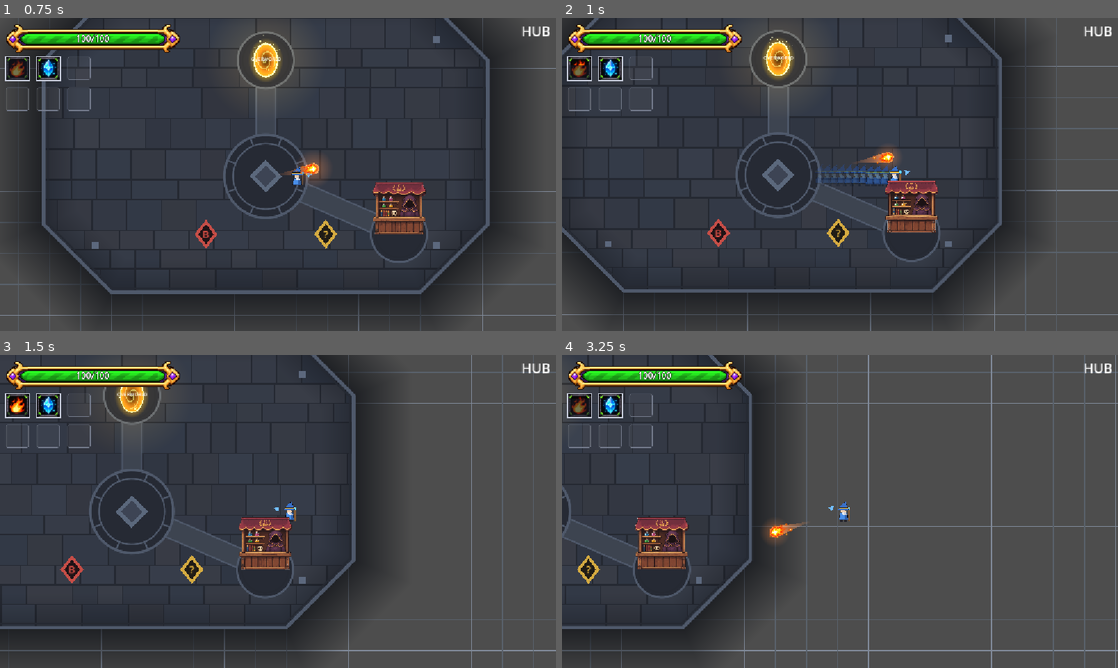
Above: before the commit, frames 1-4 (two rows, left to right).
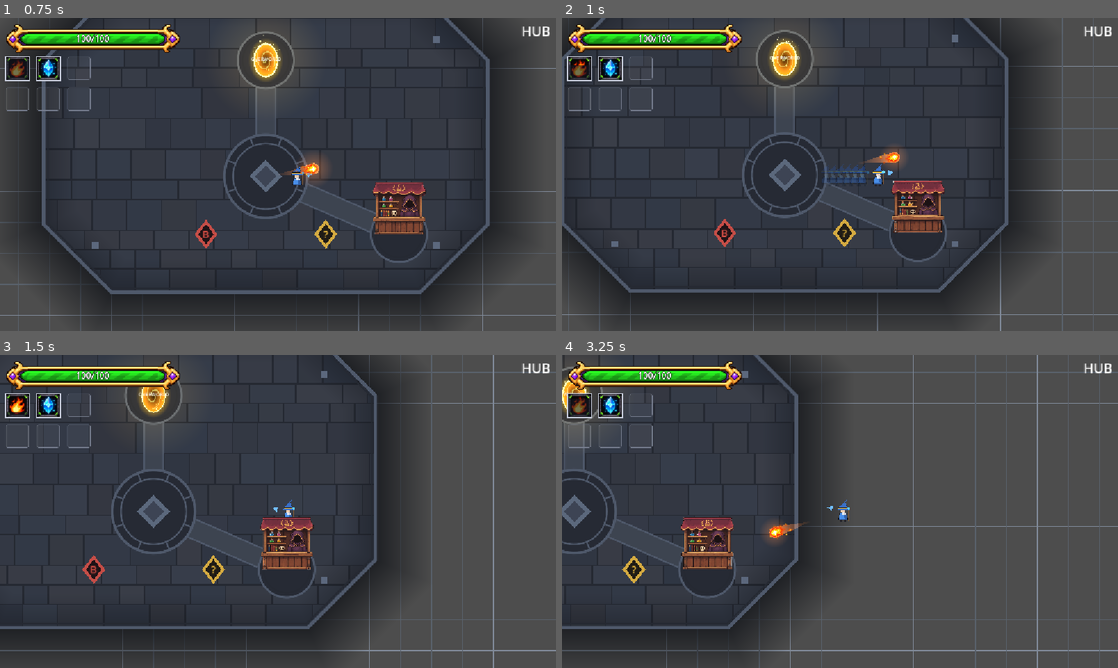
Above: after the commit, the same moments.

Repository: BestestGameStudio/gangU
Game: Godot game, scene res://scenes/main.tscn
The game is run twice, just before and just after one commit, with the same random seed, the same clock (stepped at 60 frames per second) and the same inputs.
Inputs (mouse positions are in pixels of both pictures, inside the frame that each line leads up to):
- Up to frame 1 (0.75 s): tap Enter at 0.5 s; move the mouse to (400, 158) at 0.52 s; hold D (move_right) from 0.53 s (still down); hold Space (cast) from 0.53 s (still down); click (400, 158) at 0.67 s
- Up to frame 2 (1 s): keep holding D (move_right); keep holding Space (cast); tap Shift (dash) at 0.8 s
- Up to frame 3 (1.5 s): release D (move_right) at 1.25 s; release Space (cast) at 1.25 s; drag from (166, 527) to (155, 395) at 1.27 s
- Up to frame 4 (3.25 s): move the mouse to (895, 442) at 2.02 s; hold D (move_right) 2.03-2.75 s; hold Space (cast) 2.03-2.75 s; tap Shift (dash) at 2.3 s; drag from (812, 574) to (673, 464) at 2.77 s

Frame 1 is identical in both runs. In frame 2, 8.1% of the frame differs, in the area x 0-96%, y 0-100%; in frame 3, 8.8%; in frame 4, 15%, in the area x 0-100%, y 0-100%.

Commit message:
feat(player): nerf dash range 40% to 81 px (#450)
Cut dash_duration 0.15s -> 0.09s; dash speed (900) and cooldown (0.6s) are
unchanged. The final dash tick now only covers the remaining time, so the
distance is exactly dash_speed * dash_duration (81 px) instead of rounding up
to a whole physics frame. Adds test450_dash_range and a comparison recorder;
test198/test426 updated for the new distance.

Co-authored-by: Daniel Chua <351329964+instinct-dc@users.noreply.github.com>
Co-Authored-By: Claude Opus 5.5 <noreply@anthropic.com>

Diff:
--- a/scripts/player.gd
+++ b/scripts/player.gd
@@ -30,8 +30,11 @@
 signal launch_ended()
 signal launch_cancelled()
 
+## #450: dash range nerfed 40% (135 px -> 81 px) by shortening the duration
+## only; speed and cooldown are unchanged. 900 x 0.09 = 81 px is the flat base
+## dash distance that any future range scaling applies on top of.
 @export var dash_speed: float = 900.0
-@export var dash_duration: float = 0.15
+@export var dash_duration: float = 0.09
 ## Seconds to recharge ONE dash charge. With the base single charge this is
 ## the classic #198 cooldown (counted from dash start).
 @export var dash_cooldown: float = 0.6
@@ -302,7 +305,11 @@
 		try_dash(input_dir)
 	var desired := input_dir * move_speed()
 	if _dash_time_left > 0.0:
-		desired = _dash_dir * dash_speed
+		# #450: the last tick only covers the remaining time, so the distance
+		# is exactly dash_speed * dash_duration instead of rounding up to a
+		# whole physics frame (0.09s is 5.4 frames at 60 fps).
+		var dash_scale := minf(_dash_time_left, delta) / delta if delta > 0.0 else 1.0
+		desired = _dash_dir * dash_speed * dash_scale
 		_dash_time_left = maxf(_dash_time_left - delta, 0.0)
 		_spawn_dash_ghost()
 		if _dash_time_left == 0.0:
--- a/scripts/test198_dash.gd
+++ b/scripts/test198_dash.gd
@@ -39,11 +39,11 @@
 			_check("is_dashing() true", _player.is_dashing())
 			_check("second dash refused while dashing", not _player.try_dash(Vector2.UP))
 		14:
-			# 0.15s at 60 fps = 9 physics frames; dash is over by now.
+			# 0.09s at 60 fps = ~6 physics frames (#450); dash is over by now.
 			var moved := _player.global_position - _start
 			print("[198] moved ", moved)
 			_check("dash ended", not _player.is_dashing() and _ended == 1)
-			_check("moved ~135 px right (100..170)", moved.x > 100.0 and moved.x < 170.0 and absf(moved.y) < 1.0)
+			_check("moved ~81 px right (#450: 60..100)", moved.x > 60.0 and moved.x < 100.0 and absf(moved.y) < 1.0)
 			_check("player stops after dash (no input)", _player.velocity.length() < 1.0)
 			_check("cooldown still running", _player.dash_cooldown_remaining() > 0.0)
 			_check("dash refused on cooldown", not _player.try_dash(Vector2.LEFT))
--- a/scripts/test426_twin_dash.gd
+++ b/scripts/test426_twin_dash.gd
@@ -181,7 +181,10 @@
 	await _frames(12)
 	var moved := _player.global_position - start
 	print("[426] two dashes moved ", moved)
-	_check(moved.x > 220.0, "two dashes cover about double the distance")
+	# #450: compare against the base dash distance (81 px) instead of a hard
+	# number, so range tuning does not break this check.
+	var one_dash := _player.dash_speed * _player.dash_duration
+	_check(moved.x > one_dash * 1.8, "two dashes cover about double the distance")
 	_check(_player.dash_charges() == 0 and not _player.try_dash(Vector2.LEFT), "third dash refused with no charges")
 	_check(_player.dash_cooldown_remaining() > 0.0, "cooldown running once both charges are spent")
 	# First recharge started at the first dash (frame 0); 24 frames gone.
--- /dev/null
+++ b/scripts/test450_dash_range.gd
@@ -0,0 +1,52 @@
+extends SceneTree
+## #450: player dash range nerfed 40% (135 px -> 81 px). Distance only:
+## dash speed (900) and cooldown (0.6s) are unchanged, and the distance is
+## exactly dash_speed * dash_duration (no rounding up to a whole frame).
+
+var _area: Node2D
+var _player: Player
+var _frames := 0
+var _fails := 0
+var _start := Vector2.ZERO
+
+func _initialize() -> void:
+	_area = Node2D.new()
+	get_root().add_child(_area)
+	current_scene = _area
+	_player = load("res://scenes/player.tscn").instantiate()
+	_player.position = Vector2(400, 300)
+	_area.add_child(_player)
+
+func _check(label: String, ok: bool) -> void:
+	if not ok:
+		_fails += 1
+	print("[450] ", label, " -> ", "PASS" if ok else "FAIL")
+
+func _physics_process(_dt: float) -> bool:
+	_frames += 1
+	match _frames:
+		2:
+			_check("dash_speed unchanged at 900", is_equal_approx(_player.dash_speed, 900.0))
+			_check("dash_cooldown unchanged at 0.6s", is_equal_approx(_player.dash_cooldown, 0.6))
+			var base := _player.dash_speed * _player.dash_duration
+			print("[450] base dash distance ", base)
+			_check("base dash distance is 81 px (135 - 40%)", absf(base - 81.0) < 0.01)
+			_start = _player.global_position
+			_check("dash starts", _player.try_dash(Vector2.RIGHT))
+		20:
+			var moved := _player.global_position - _start
+			print("[450] moved ", moved)
+			_check("dash finished", not _player.is_dashing())
+			_check("travelled 81 px (+-1)", absf(moved.x - 81.0) <= 1.0 and absf(moved.y) < 0.01)
+			_start = _player.global_position
+		60:
+			_check("dash ready again after cooldown", _player.try_dash(Vector2.LEFT))
+		80:
+			var moved_left := _player.global_position - _start
+			print("[450] moved left ", moved_left)
+			_check("second dash also 81 px", absf(moved_left.x + 81.0) <= 1.0)
+			print("[450] DONE fails=", _fails)
+			print("RESULT: ", "ALL PASS" if _fails == 0 else "FAIL")
+			quit(1 if _fails > 0 else 0)
+			return true
+	return false
--- /dev/null
+++ b/tools/showcase/record450_dash_range.gd
@@ -0,0 +1,68 @@
+extends SceneTree
+## #450 rendered fixture (synthetic): two players dash right from the same
+## start line. Top lane uses the OLD duration (0.15s = 135 px), bottom lane
+## the NEW base (0.09s = 81 px). Marker posts sit at +81 and +135 px.
+## Run under xvfb with --write-movie; quits itself.
+
+const START_X := 300.0
+var _old: Player
+var _new: Player
+var _label: Label
+var _phase := ""
+
+func _initialize() -> void:
+	var stage := Node2D.new()
+	root.add_child(stage)
+	current_scene = stage
+	var bg := ColorRect.new()
+	bg.color = Color(0.12, 0.16, 0.12)
+	bg.position = Vector2(-400, -200)
+	bg.size = Vector2(1800, 1200)
+	stage.add_child(bg)
+	for lane_y in [300.0, 460.0]:
+		_post(stage, START_X, lane_y, Color(1, 1, 1))
+		_post(stage, START_X + 81.0, lane_y, Color(0.3, 1.0, 0.4))
+		_post(stage, START_X + 135.0, lane_y, Color(1.0, 0.35, 0.3))
+	_old = _spawn(stage, Vector2(START_X, 300), 0.15)
+	_new = _spawn(stage, Vector2(START_X, 460), 0.09)
+	var cam := Camera2D.new()
+	cam.position = Vector2(START_X + 70.0, 380)
+	cam.zoom = Vector2(3.0, 3.0)
+	stage.add_child(cam)
+	cam.make_current()
+	var hud := CanvasLayer.new()
+	stage.add_child(hud)
+	_label = Label.new()
+	_label.position = Vector2(24, 24)
+	_label.add_theme_font_size_override("font_size", 36)
+	hud.add_child(_label)
+	_phase = "ready (posts: white start, green +81 px, red +135 px)"
+	await _run_frames(10)
+	_phase = "dashing"
+	_old.try_dash(Vector2.RIGHT)
+	_new.try_dash(Vector2.RIGHT)
+	await _run_frames(30)
+	_phase = "done"
+	await _run_frames(15)
+	quit(0)
+
+func _spawn(stage: Node2D, pos: Vector2, duration: float) -> Player:
+	var p: Player = load("res://scenes/player.tscn").instantiate()
+	p.dash_duration = duration
+	stage.add_child(p)
+	p.global_position = pos
+	return p
+
+func _post(stage: Node2D, x: float, y: float, c: Color) -> void:
+	var r := ColorRect.new()
+	r.color = c
+	r.position = Vector2(x - 1.0, y - 40.0)
+	r.size = Vector2(2.0, 80.0)
+	stage.add_child(r)
+
+func _run_frames(n: int) -> void:
+	for i in n:
+		await physics_frame
+		_label.text = "%s\nOLD 0.15s (top): moved %.0f px\nNEW 0.09s (bottom, #450): moved %.0f px" % [
+			_phase, _old.global_position.x - START_X, _new.global_position.x - START_X]
+		await process_frame
